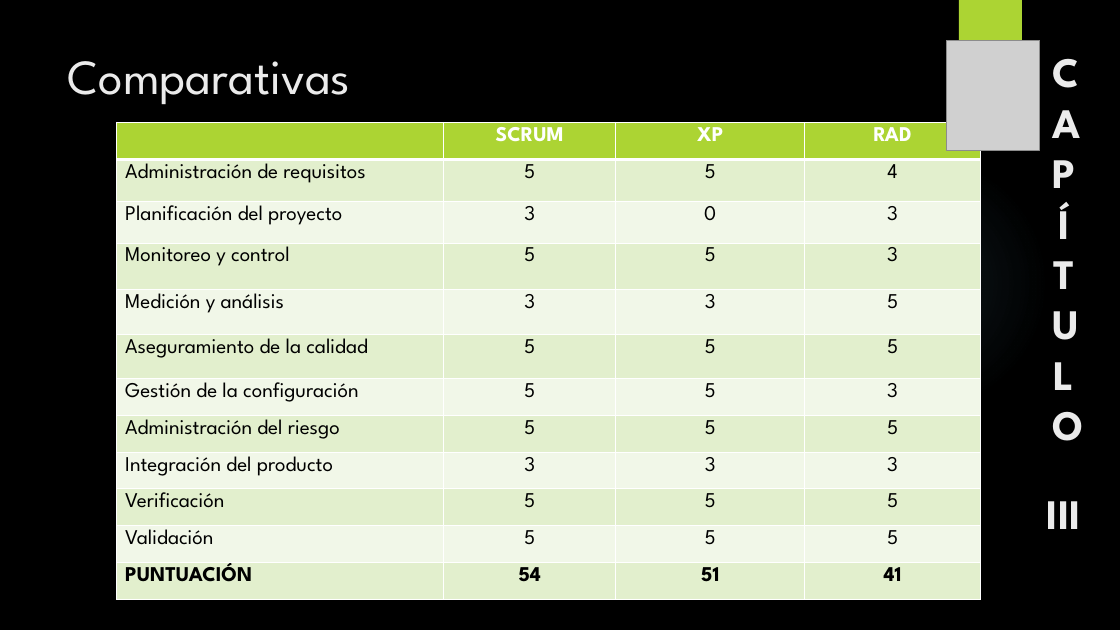
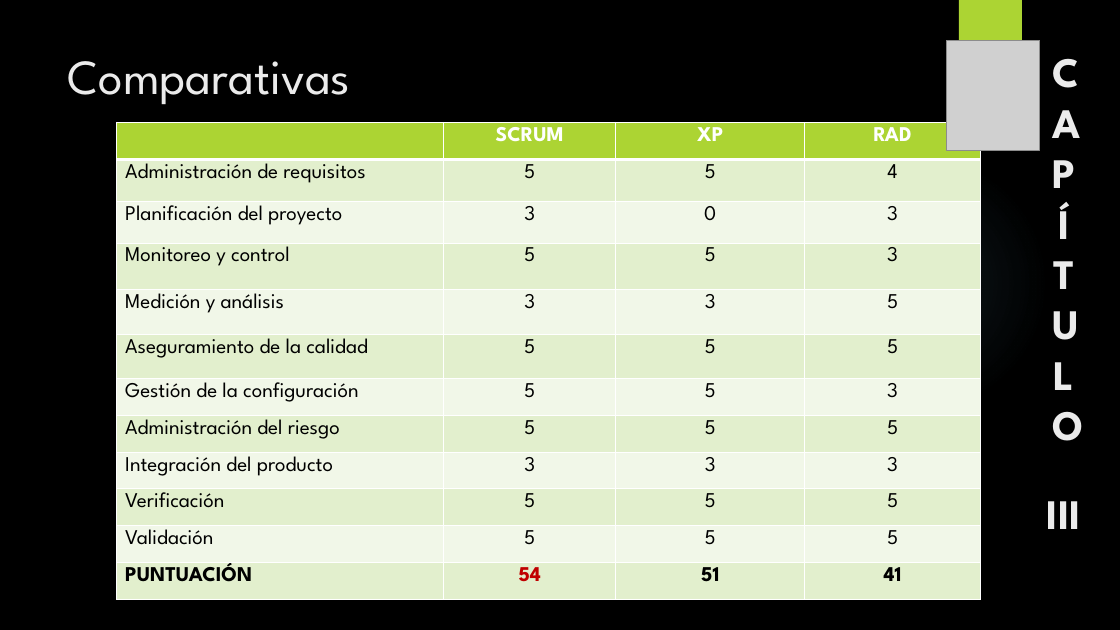
Before and after one commit to Climbhazard/tesis-visora, a slide deck: slide 22 of Tesis.pptx. Drawn at 1120x630 pixels with LibreOffice and Linux fonts; fonts in the diff are those of the drawing; grey boxes stand for pictures; background and template pictures are left out. Boxes give left, top, right and bottom in pixels: in the first picture for what was removed or moved away, otherwise in the second. Text is boxed around its words. In the diff, an @@ line names an element or a change of style, - is before the commit and + after.

```diff
--- a/Tesis.pptx
+++ b/Tesis.pptx
@@ table at (117,123,981,600) @@
@@ text colour #000000 to #C00000 in "54" @@
```
Also in this commit, not shown: 3 other slides changed, 3 slides added.
